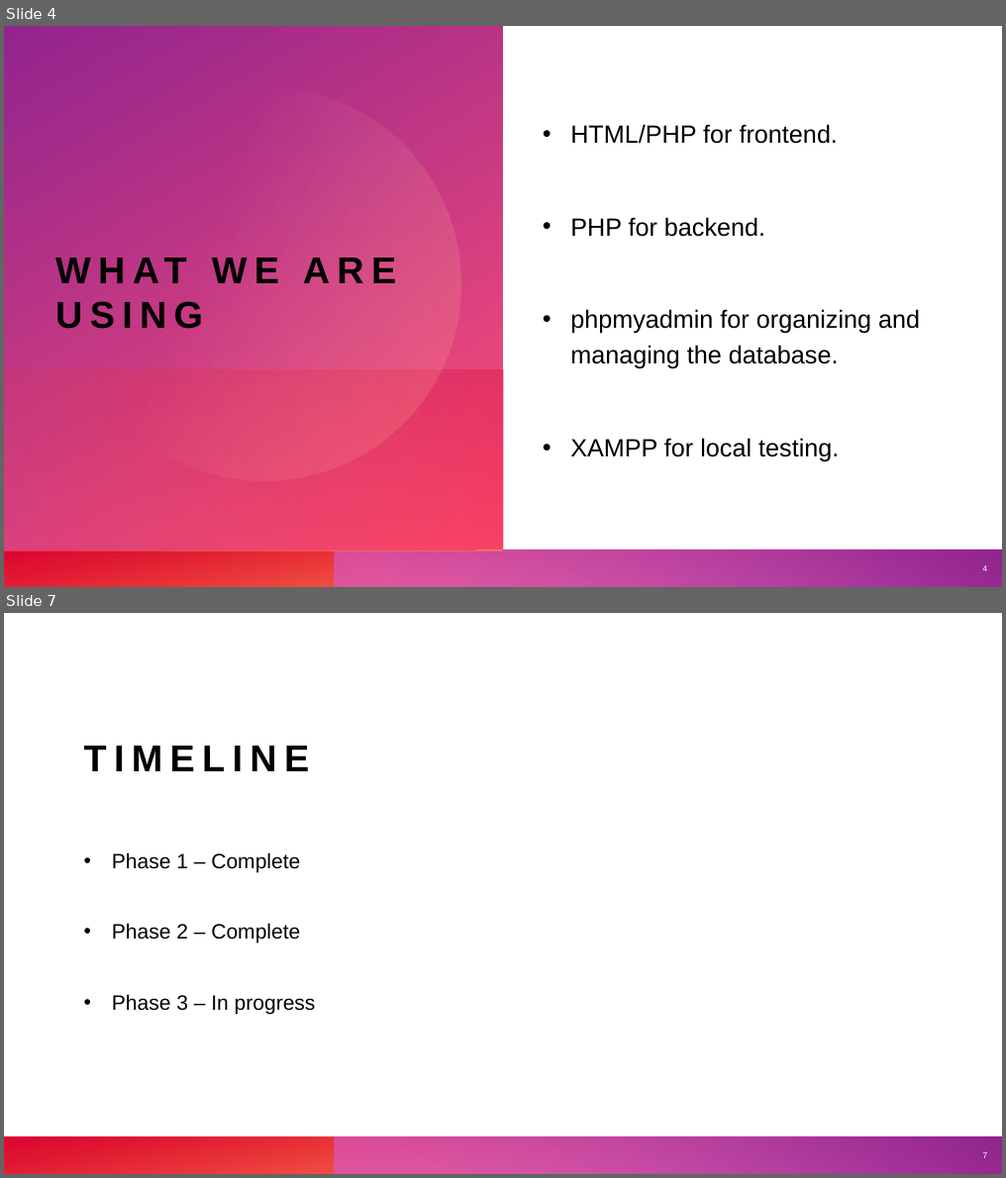
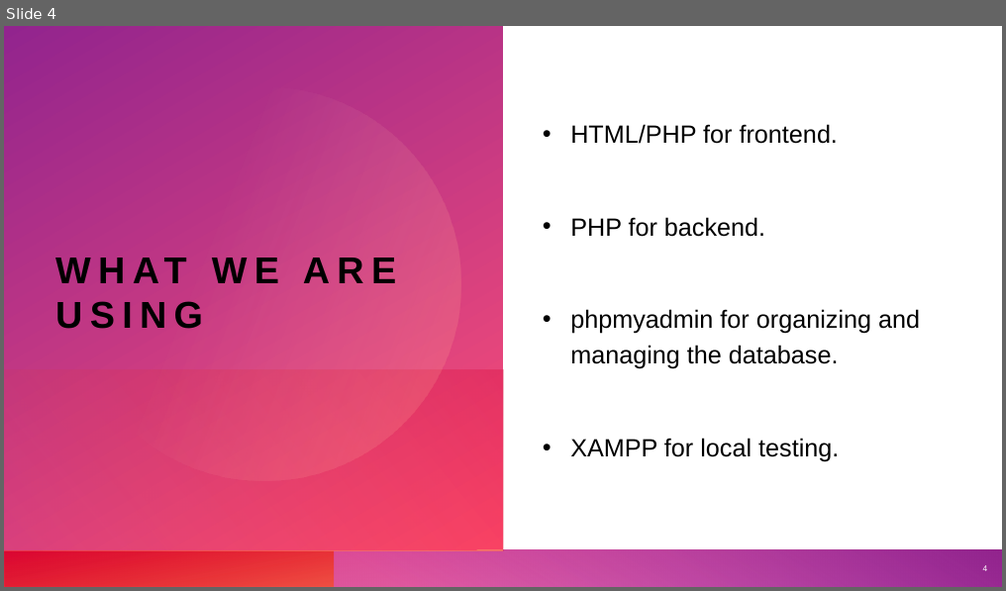
Before and after one commit to cart7982/CaravanSeraiCS360, a slide deck: CaravanSeraiCS360/Presentations/Caravanserai.pptx. Shown one above the other, each under a label of ours: slides 4 and 7 before the commit, slide 4 after it; the slides between them are not shown. The pictures are 1006x1178 and 1006x591 pixels, drawn with LibreOffice and Linux fonts; fonts in the diff are those of the drawing. Boxes give left, top, right and bottom in pixels: in the first picture for what was removed or moved away, otherwise in the second. Text is boxed around its words. In the diff, an @@ line names an element or a change of style, - is before the commit and + after.

```diff
--- a/CaravanSeraiCS360/Presentations/Caravanserai.pptx
+++ b/CaravanSeraiCS360/Presentations/Caravanserai.pptx
@@ slide 7 removed at [4, 613, 1002, 1174], background #FFFFFF; not listed: 4 template elements that a slide beside it also shows @@
@@ title removed at [84, 746, 310, 771] @@
-TIMELINE
@@ text removed at [112, 853, 316, 1014] @@
-• Phase 1 – Complete
-• Phase 2 – Complete
-• Phase 3 – In progress
@@ page number removed at [983, 1153, 988, 1158] @@
-7
```
Also in this commit, not shown: 4 slides changed, 1 slide added, 10 other files.
